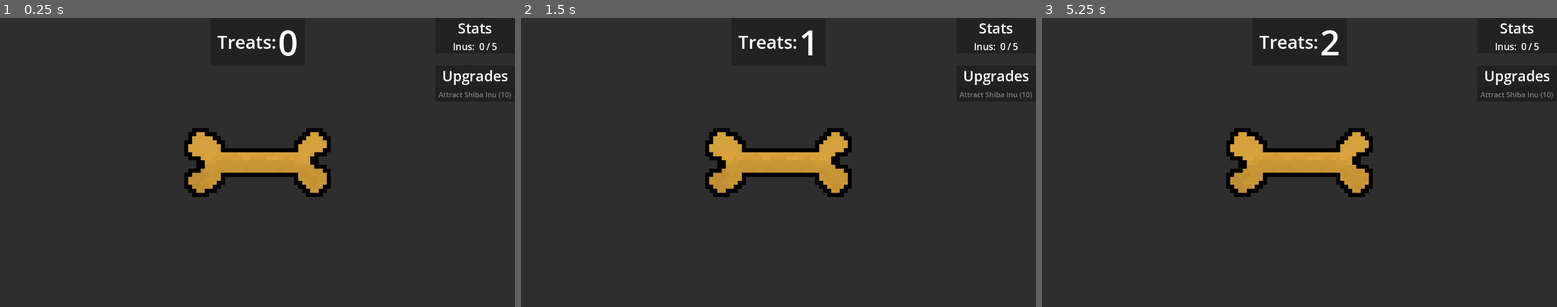
Above: before the commit, frames 1-3 (left to right).
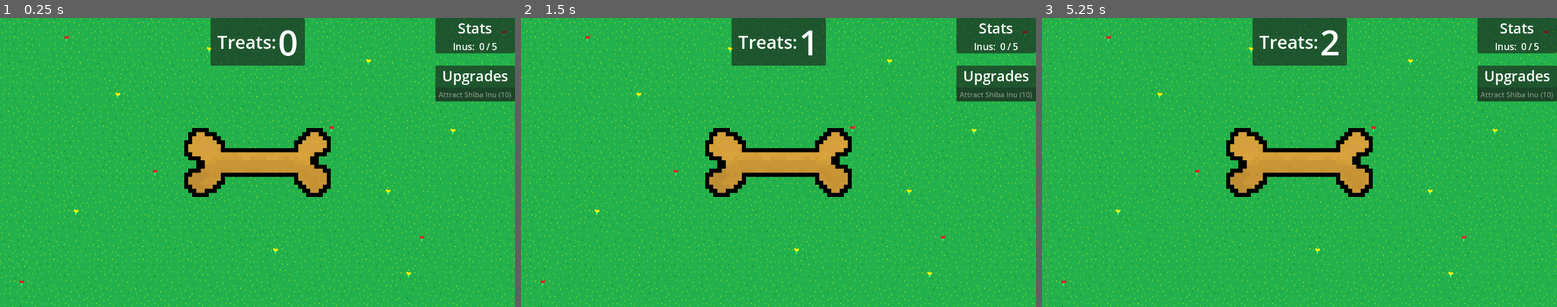
Above: after the commit, the same moments.

Repository: ejmejm/ShibaIdle
Game: Godot game, scene res://scenes/root.tscn
The game is run twice, just before and just after one commit, with the same random seed, the same clock (stepped at 60 frames per second) and the same inputs.
Inputs (mouse positions are in pixels of both pictures, inside the frame that each line leads up to):
- Up to frame 1 (0.25 s): no input
- Up to frame 2 (1.5 s): tap Enter at 0.5 s; press the mouse at (778, 162) at 0.53 s; tap Space at 1.25 s; move the mouse to (675, 176) at 1.27 s; release the mouse at (675, 176) at 1.28 s; click (675, 176) at 1.35 s
- Up to frame 3 (5.25 s): tap Enter at 2, 3.5 s; move the mouse to (1351, 98) at 2.02 s; press the mouse at (1351, 98) at 2.03 s; tap Space at 2.75, 4.25 s; move the mouse to (1273, 220) at 2.77 s; release the mouse at (1273, 220) at 2.78 s; click (1273, 220) at 2.85 s; move the mouse to (1454, 205) at 3.52 s; press the mouse at (1454, 205) at 3.53 s; move the mouse to (1145, 119) at 4.27 s; release the mouse at (1145, 119) at 4.28 s; click (1145, 119) at 4.35 s; move the mouse to (1325, 162) at 5.02 s; press the mouse at (1325, 162) at 5.03 s

The runs differ from the first frame. In frame 1, 95% of the frame differs, in the area x 0-100%, y 0-100%; in frame 2, 95%; in frame 3, 95%.

Commit message:
Added bg

Diff:
--- a/scenes/root.tscn
+++ b/scenes/root.tscn
@@ -1,5 +1,6 @@
-[gd_scene load_steps=13 format=3 uid="uid://bfa5k0eld51ts"]
-
+[gd_scene load_steps=14 format=3 uid="uid://bfa5k0eld51ts"]
+
+[ext_resource type="Texture2D" uid="uid://cm0m00dsfw6xv" path="res://tilebg/LDMG.png" id="1_alsf6"]
 [ext_resource type="PackedScene" uid="uid://va8rw1sglveq" path="res://scenes/clickable_treat.tscn" id="1_osj1l"]
 [ext_resource type="PackedScene" uid="uid://clgwpwrjnay6g" path="res://scenes/player_stats.tscn" id="2_f1wp3"]
 [ext_resource type="Script" path="res://scripts/spawner.gd" id="3_m3s0q"]
@@ -27,7 +28,6 @@
 position = Vector2(576, 324)
 
 [node name="NavigableArea" type="Area2D" parent="."]
-unique_name_in_owner = true
 collision_layer = 0
 collision_mask = 0
 
@@ -35,13 +35,8 @@
 position = Vector2(0, 0.5)
 shape = SubResource("RectangleShape2D_05yih")
 
-[node name="Background" type="ColorRect" parent="."]
-offset_left = -576.0
-offset_top = -324.0
-offset_right = 576.0
-offset_bottom = 324.0
-mouse_filter = 2
-color = Color(0.180005, 0.180005, 0.180005, 1)
+[node name="Background" type="Sprite2D" parent="."]
+texture = ExtResource("1_alsf6")
 metadata/_edit_use_anchors_ = true
 
 [node name="Viewport" type="Camera2D" parent="."]
Binary file added: tilebg/LDMG.png
Not shown, added: tilebg/LDMG.png.import
